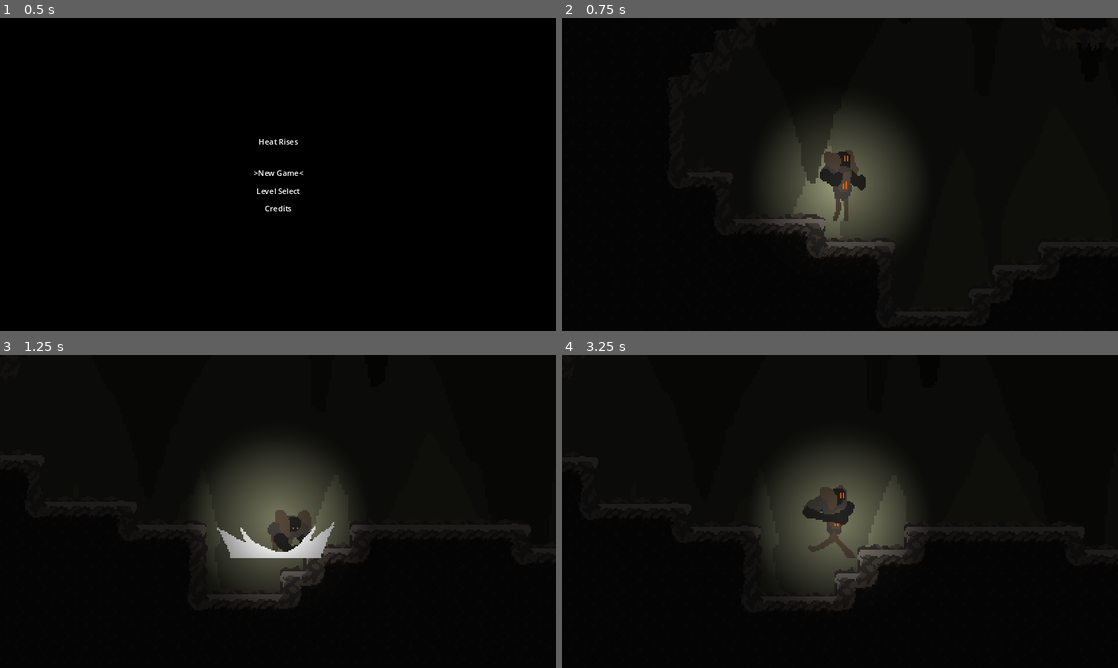
Above: before the commit, frames 1-4 (two rows, left to right).
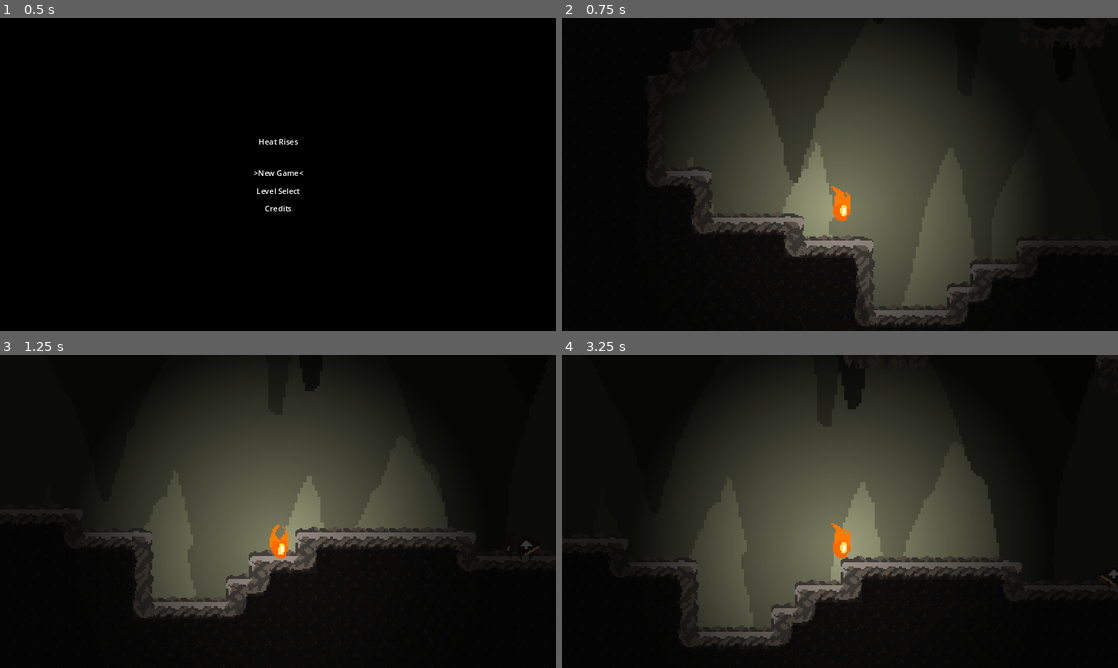
Above: after the commit, the same moments.

Repository: gcarlson/WildJam66
Game: Godot game, scene res://Assets/Scenes/home_page.tscn
The game is run twice, just before and just after one commit, with the same random seed, the same clock (stepped at 60 frames per second) and the same inputs.
Inputs (mouse positions are in pixels of both pictures, inside the frame that each line leads up to):
- Up to frame 1 (0.5 s): no input
- Up to frame 2 (0.75 s): tap Enter (ui_accept) at 0.5 s; move the mouse to (962, 158) at 0.52 s; hold Right (ui_right) from 0.53 s (still down); click (962, 158) at 0.6 s
- Up to frame 3 (1.25 s): keep holding Right (ui_right); tap Enter (ui_accept) at 0.77 s
- Up to frame 4 (3.25 s): move the mouse to (728, 527) at 1.27 s; tap F (switch_form) at 1.35, 2.85 s; tap Enter (ui_accept) at 1.52, 3.02 s; move the mouse to (895, 442) at 2.02 s; release Right (ui_right) at 2.03 s; hold Left (ui_left) 2.03-2.78 s; click (895, 442) at 2.1 s; move the mouse to (812, 574) at 2.77 s; hold Right (ui_right) from 2.78 s (still down)

Frame 1 is identical in both runs. In frame 2, 32% of the frame differs, in the area x 17-85%, y 7-99%; in frame 3, 28%; in frame 4, 32%, in the area x 12-100%, y 4-94%.

Commit message:
Made player start out unarmored

Diff:
--- a/Assets/Scenes/Player.gd
+++ b/Assets/Scenes/Player.gd
@@ -22,7 +22,7 @@
 const SQUAT_DUR = 0.1
 
 var safe = false
-var armored = true
+var armored = false
 var active_sprite = big_sprite
 var tilemap
 
--- a/Assets/Scenes/player.tscn
+++ b/Assets/Scenes/player.tscn
@@ -331,6 +331,7 @@
 script = ExtResource("1_glxh4")
 
 [node name="BigCollider" type="CollisionShape2D" parent="."]
+visible = false
 position = Vector2(0, 8.5)
 shape = SubResource("RectangleShape2D_0w0vx")
 
@@ -350,7 +351,6 @@
 speed_scale = 2.0
 
 [node name="SmallAnimatedSprite" type="AnimatedSprite2D" parent="."]
-visible = false
 z_index = 1
 position = Vector2(0, 19)
 sprite_frames = SubResource("SpriteFrames_dlm6x")
@@ -359,6 +359,7 @@
 frame_progress = 0.956607
 
 [node name="BigLights" type="Node2D" parent="."]
+visible = false
 
 [node name="PointLight2D2" type="PointLight2D" parent="BigLights"]
 position = Vector2(0, 12)
@@ -378,7 +379,6 @@
 texture_scale = 2.0
 
 [node name="SmallLights" type="Node2D" parent="." groups=["Lights"]]
-visible = false
 position = Vector2(0, 25)
 
 [node name="PointLight2D" type="PointLight2D" parent="SmallLights"]
@@ -397,6 +397,7 @@
 texture_scale = 4.5
 
 [node name="WaterCollider" type="Area2D" parent="."]
+position = Vector2(0, 26)
 collision_layer = 4
 collision_mask = 4
 
Not shown: 1 places in Assets/Scenes/player.tscn that only renumber resources
